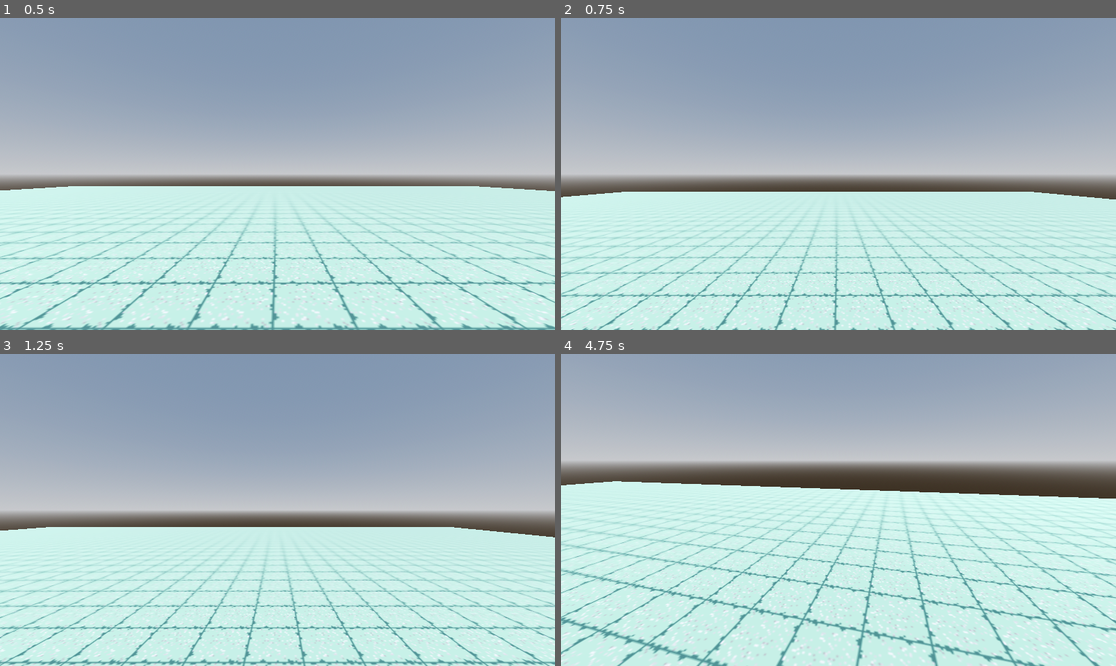
Above: before the commit, frames 1-4 (two rows, left to right).
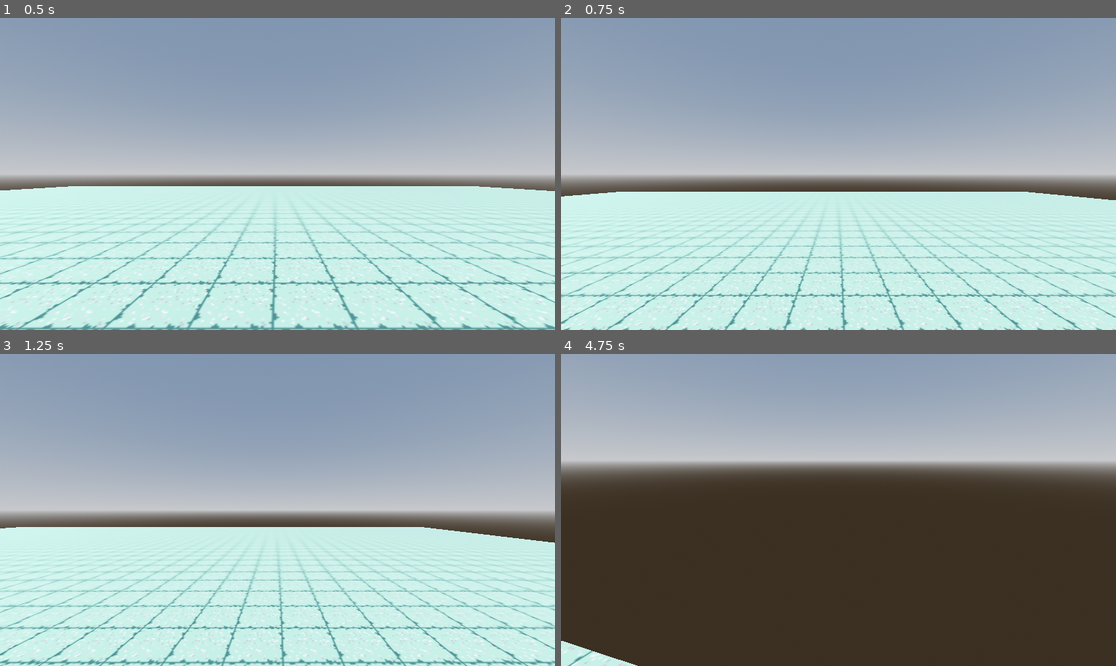
Above: after the commit, the same moments.

Repository: AdamM-1021/Really-good-boomer-shooter
Game: Godot game, scene res://node_3d.tscn
Two runs of this game, one before a commit and one after it. Both use one fixed random seed, a clock stepped at 60 frames per second and the inputs below.
Inputs (mouse positions are in pixels of both pictures, inside the frame that each line leads up to):
- Up to frame 1 (0.5 s): no input
- Up to frame 2 (0.75 s): tap Enter (ui_accept) at 0.5 s; move the mouse to (960, 158) at 0.52 s; hold D (right) from 0.53 s (still down); click (960, 158) at 0.67 s
- Up to frame 3 (1.25 s): keep holding D (right); tap Enter (ui_accept) at 0.77 s
- Up to frame 4 (4.75 s): move the mouse to (810, 510) at 1.27 s; release D (right) at 1.28 s; hold W (forward) from 1.28 s (still down); tap Enter (ui_accept) at 1.52, 3.02, 3.77, 4.52 s; move the mouse to (849, 503) at 2.02 s; move the mouse to (832, 516) at 2.77 s; move the mouse to (877, 513) at 3.52 s; move the mouse to (794, 506) at 4.27 s

Frame 1 is identical in both runs. In frame 2, 6.6% of the frame differs, in the area x 0-100%, y 55-100%; in frame 3, 7.6%; in frame 4, 56%, in the area x 0-100%, y 40-100%.

Commit message:
Added momentum

Diff:
--- a/Player.gd
+++ b/Player.gd
@@ -1,8 +1,10 @@
 extends CharacterBody3D
 
 
-const SPEED = 5.0
+const SPEED = 6.0
+const SPEED_CAP = 12
 const JUMP_VELOCITY = 4.5
+var momentum = 0
 
 @onready var neck := $Head
 @onready var cam := $Head/Camera3D
@@ -33,10 +35,13 @@
 	var input_dir := Input.get_vector("left", "right", "forward", "backward")
 	var direction = (neck.transform.basis * Vector3(input_dir.x, 0, input_dir.y)).normalized()
 	if direction:
-		velocity.x = direction.x * SPEED
-		velocity.z = direction.z * SPEED
+		if (SPEED+momentum < SPEED_CAP):
+			momentum += .5
+		velocity.x = direction.x * (SPEED + momentum)
+		velocity.z = direction.z * (SPEED + momentum)
 	else:
-		velocity.x = move_toward(velocity.x, 0, SPEED)
-		velocity.z = move_toward(velocity.z, 0, SPEED)
+		velocity.x = move_toward(velocity.x, 0, (SPEED-momentum)/10)
+		velocity.z = move_toward(velocity.z, 0, (SPEED-momentum)/10)
+		momentum = move_toward(momentum, 0, .5)
 
 	move_and_slide()
